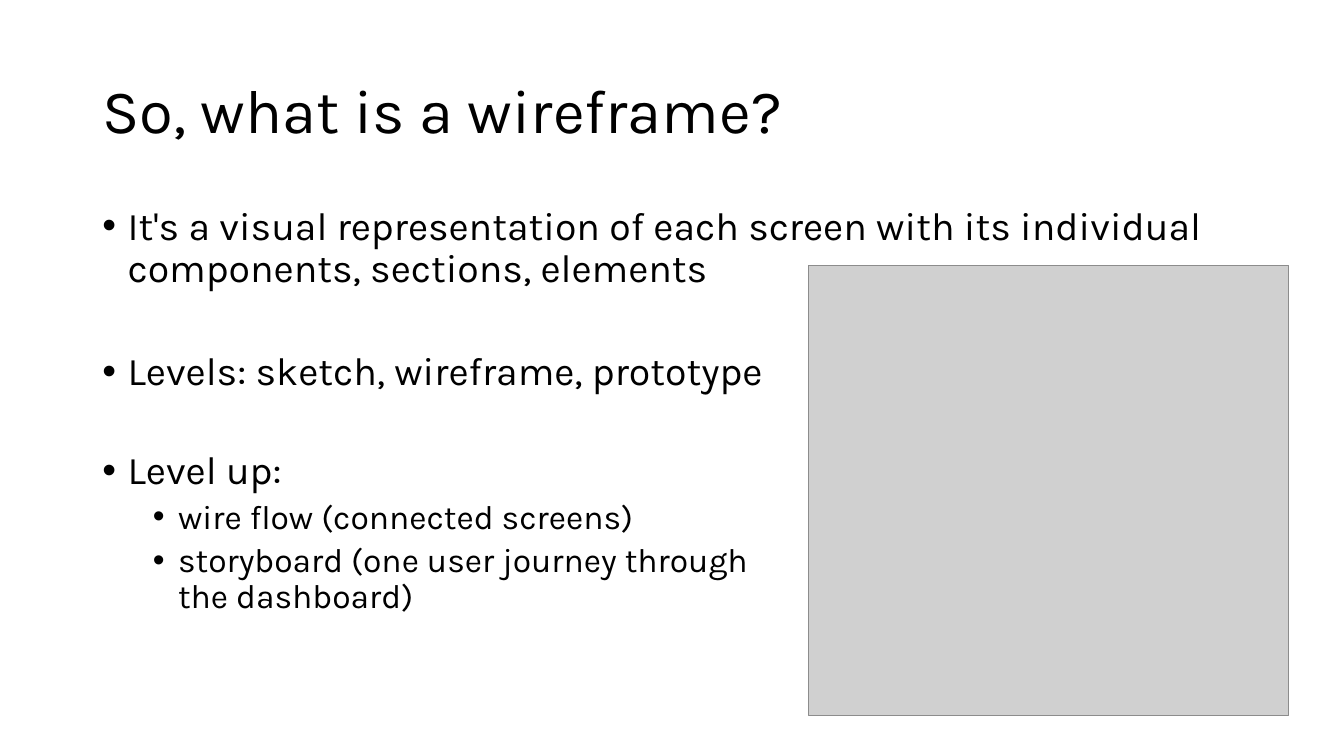
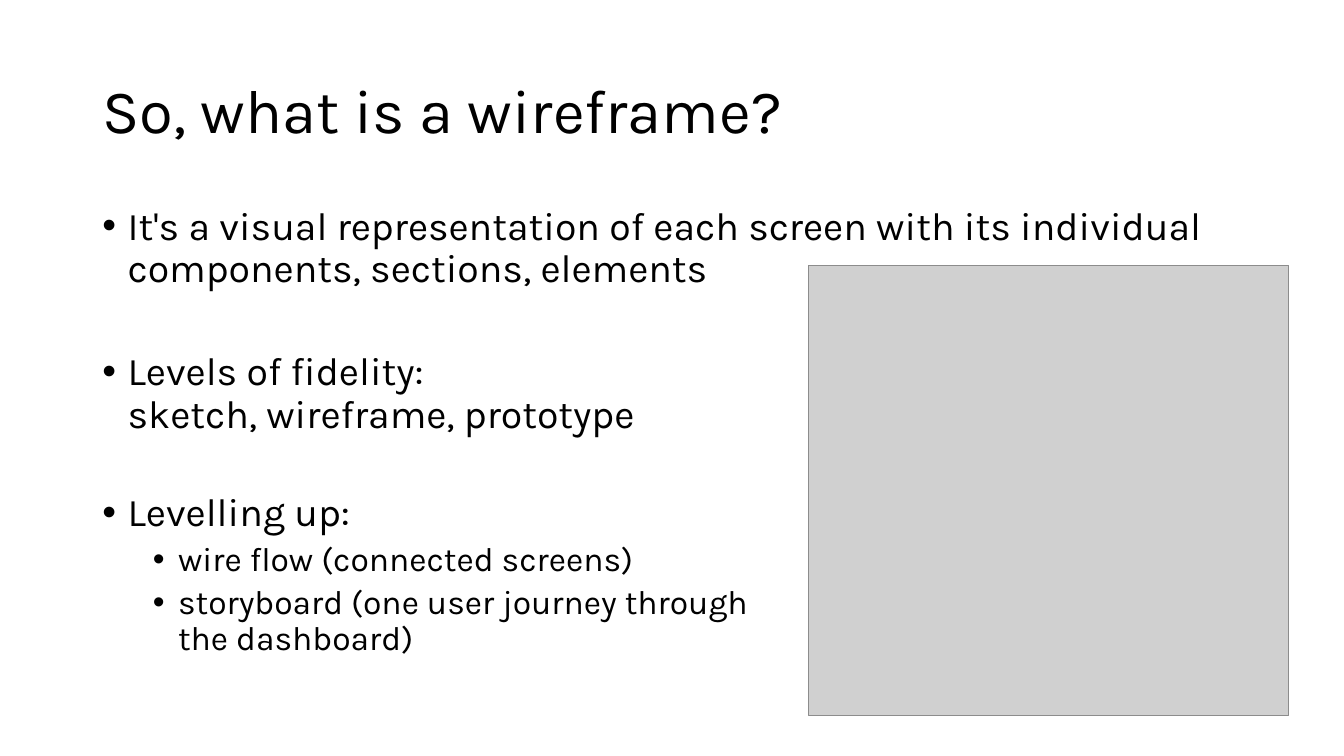
Before and after one commit to vikramnayak-com/lean-bi, a slide deck: slide 11 of Wireframing_Lean_BI_using_AI.pptx (slide 10 before the commit). Drawn at 1344x756 pixels with LibreOffice and Linux fonts; fonts in the diff are those of the drawing; grey boxes stand for pictures. Boxes give left, top, right and bottom in pixels: in the first picture for what was removed or moved away, otherwise in the second. Text is boxed around its words. In the diff, an @@ line names an element or a change of style, - is before the commit and + after.

```diff
--- a/Wireframing_Lean_BI_using_AI.pptx
+++ b/Wireframing_Lean_BI_using_AI.pptx
@@ text at box(128, 358, 635, 536): text changed @@
-• Levels: sketch, wireframe, prototype
-• Level up:
+• Levels of fidelity:
+  sketch, wireframe, prototype
+• Levelling up:
```
Also in this commit, not shown: 9 other slides changed, 2 slides added, 1 slide removed.
